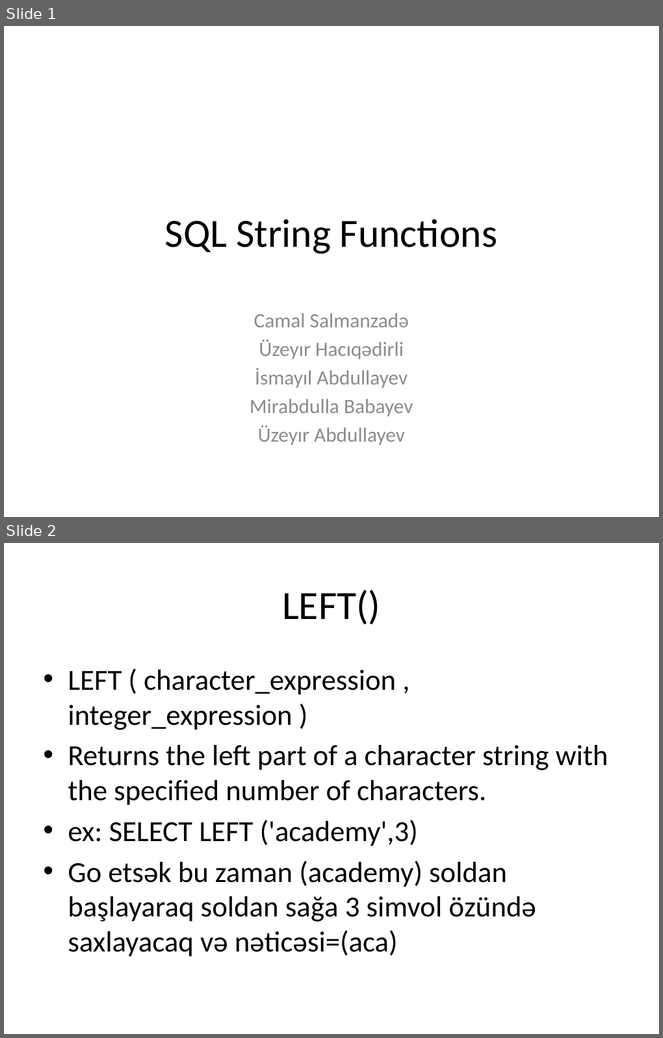
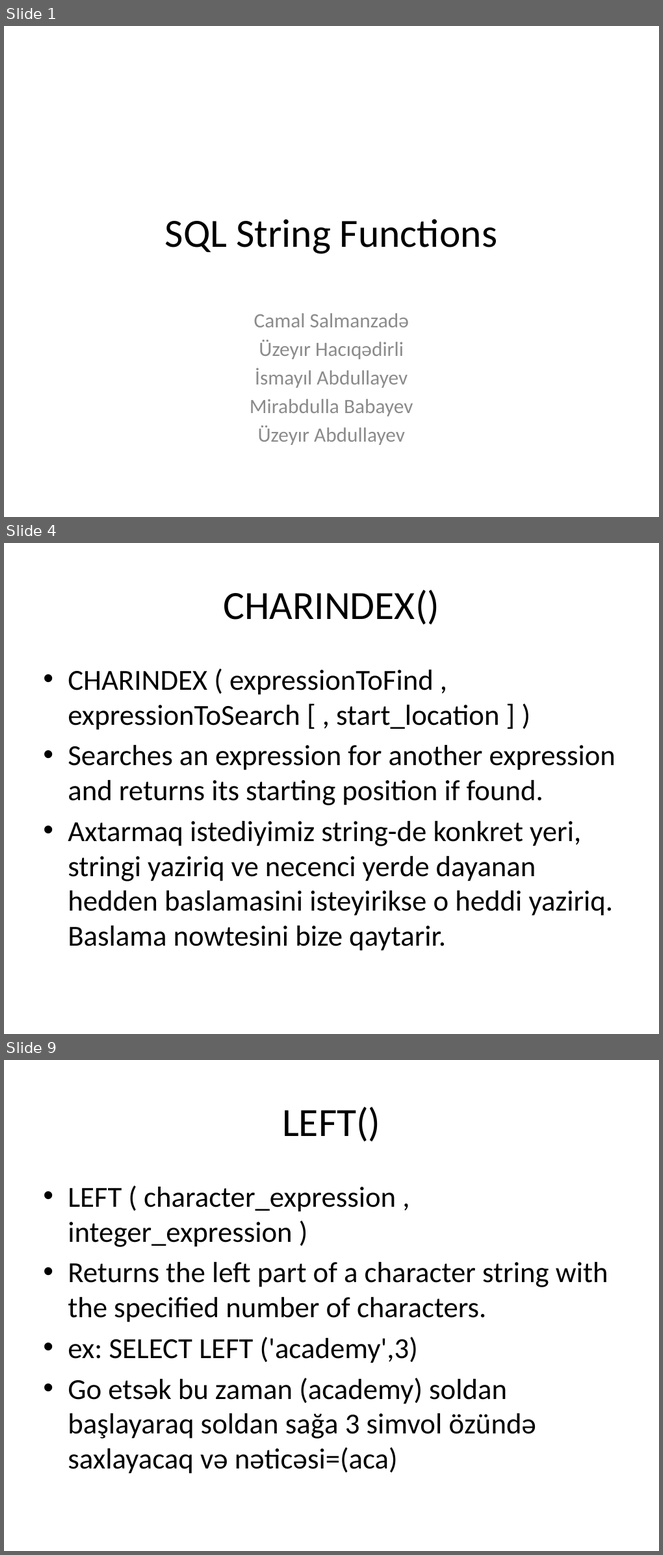
Before and after one commit to s-jamal/P202-25.04.2017, a slide deck: sql string functions.pptx. Shown one above the other, each under a label of ours: slides 1 and 2 before the commit, slides 1, 4 and 9 after it; the slides between them are not shown. The pictures are 663x1038 and 663x1555 pixels, drawn with LibreOffice and Linux fonts; fonts in the diff are those of the drawing. Boxes give left, top, right and bottom in pixels: in the first picture for what was removed or moved away, otherwise in the second. Text is boxed around its words. In the diff, an @@ line names an element or a change of style, - is before the commit and + after.

```diff
--- a/sql string functions.pptx
+++ b/sql string functions.pptx
@@ slide 4 added at (4, 543, 659, 1034), background #FFFFFF @@
@@ title added at (223, 590, 440, 625), 44 pt, text #000000 @@
+CHARINDEX()
@@ text added at (68, 670, 616, 951), 32 pt, text #000000 @@
+• CHARINDEX ( expressionToFind , expressionToSearch [ , start_location ] )
+• Searches an expression for another expression and returns its starting position if found.
+• Axtarmaq istediyimiz string-de konkret yeri, stringi yaziriq ve necenci yerde dayanan hedden baslamasini isteyirikse o heddi yaziriq. Baslama nowtesini bize qaytarir.
@@ what was slide 2 is now slide 9 @@
```
Also in this commit, not shown: 3 slides changed, 12 other slides added, 1 other file.
